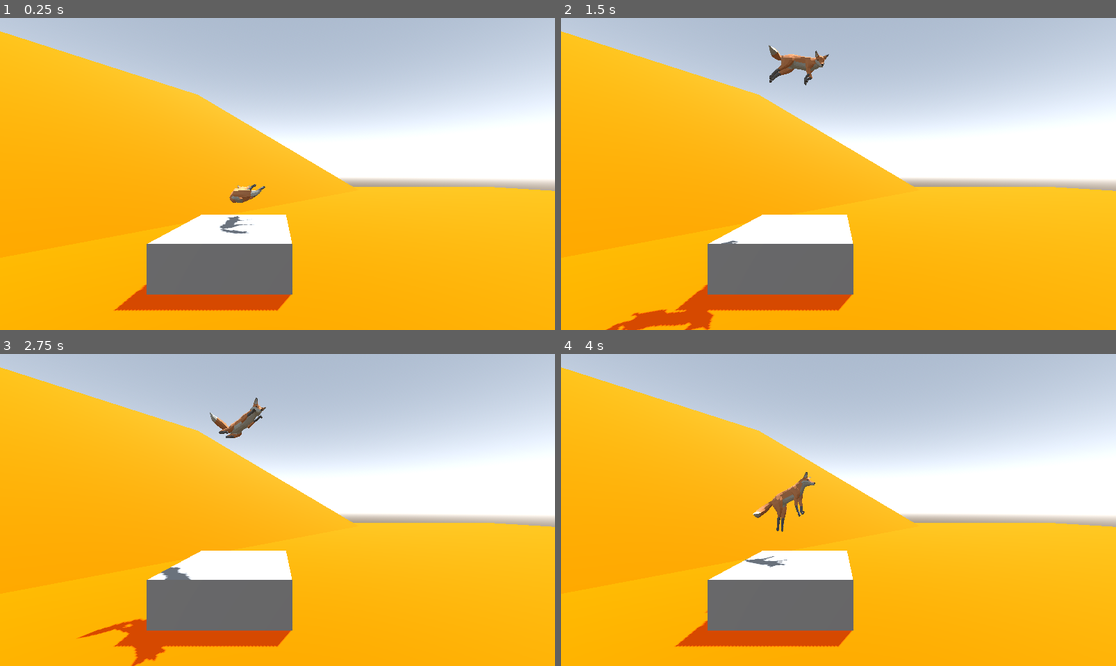
Above: before the commit, frames 1-4 (two rows, left to right).
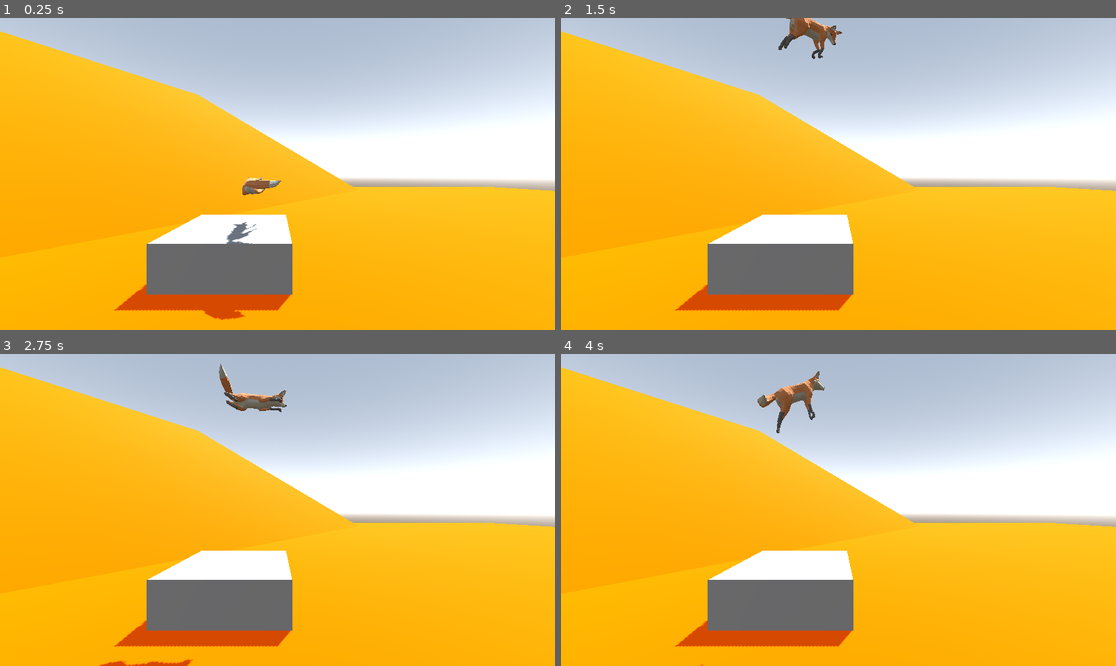
Above: after the commit, the same moments.

Repository: LeonardoLeporati7/Procedural-safari
Game: Godot game, scene res://main.tscn
Same seed, same stepped clock (60 frames per second), same inputs: the game is played once before the commit and once after it.
Inputs (mouse positions are in pixels of both pictures, inside the frame that each line leads up to):
- Up to frame 1 (0.25 s): no input
- Up to frame 2 (1.5 s): tap Enter (ui_accept) at 0.5, 0.77 s; move the mouse to (960, 158) at 0.52 s; hold Right (ui_right) 0.53-1.25 s; click (960, 158) at 0.67 s; drag from (727, 189) to (810, 236) at 1.27 s
- Up to frame 3 (2.75 s): move the mouse to (333, 441) at 2.02 s; hold Right (ui_right) from 2.03 s (still down)
- Up to frame 4 (4 s): release Right (ui_right) at 2.75 s; drag from (810, 572) to (672, 463) at 2.77 s; move the mouse to (1005, 556) at 3.52 s; hold Left (ui_left) from 3.53 s (still down); tap Enter (ui_accept) at 3.77 s

The runs differ from the first frame. In frame 1, 0.8% of the frame differs, in the area x 36-51%, y 51-97%; in frame 2, 2.0%, in the area x 8-51%, y 0-100%; in frame 3, 1.8%; in frame 4, 1.4%.

Commit message:
Extract fox character into separate scenes
Add a new packed fox scene and IK setup and update main scene to instance it. Added s.tscn containing the Fox22 model, SkeletonIK3D nodes, IK targets and step/ray setup. Added vopeeeee.tscn as a small CharacterBody3D wrapper (sets ground_offset_attack and a collision shape). main.tscn now references the new vopeeeee.tscn instance and removes the previous inline volpe instance. Minor whitespace/format cleanup in spider_bot/Movement.gd.

Diff:
--- a/main.tscn
+++ b/main.tscn
@@ -1,7 +1,7 @@
 [gd_scene format=3 uid="uid://7ns70huqnvco"]
 
+[ext_resource type="PackedScene" uid="uid://gtfp8rcetasb" path="res://vopeeeee.tscn" id="2_0xm2m"]
 [ext_resource type="Material" uid="uid://h0omavrnsek5" path="res://materials/floor.tres" id="2_dgnap"]
-[ext_resource type="PackedScene" uid="uid://cj78doqftmcrv" path="res://volpe.tscn" id="3_h2yge"]
 
 [sub_resource type="ProceduralSkyMaterial" id="ProceduralSkyMaterial_0xm2m"]
 sky_top_color = Color(0.6615751, 0.72105384, 0.8006541, 1)
@@ -51,14 +51,5 @@
 [node name="Camera3D" type="Camera3D" parent="." unique_id=1962456847]
 transform = Transform3D(1, 0, 0, 0, 1, 0, 0, 0, 1, 0.28758192, 2.368678, 16.407276)
 
-[node name="Node3D" parent="." unique_id=1841285964 instance=ExtResource("3_h2yge")]
-transform = Transform3D(1, 0, 0, 0, 1, 0, 0, 0, 1, -2.5056973, 0.85894346, 1.6043377)
-move_speed = 10.0
-is_attacking = false
-ground_offset_attack = -0.5
-
-[node name="HeadIKTarget" parent="Node3D" index="1" unique_id=679983339]
-head_height_attack = 1.0
-
-[editable path="Node3D"]
-[editable path="Node3D/Fox22"]
+[node name="CharacterBody3D" parent="." unique_id=1237561969 instance=ExtResource("2_0xm2m")]
+transform = Transform3D(1, 0, 0, 0, 1, 0, 0, 0, 1, -1.364654, 0.7301775, 3.4336994)
--- /dev/null
+++ b/s.tscn
@@ -0,0 +1,307 @@
+[gd_scene format=3 uid="uid://cypu7wh0m5h6q"]
+
+[ext_resource type="PackedScene" uid="uid://2r76n8goin5r" path="res://Fox22.fbx" id="1_txqtt"]
+[ext_resource type="Script" uid="uid://c7554dwiw4quj" path="res://spider_bot/start_ik.gd" id="2_x205h"]
+[ext_resource type="Script" uid="uid://rutayrd4h8p4" path="res://spider_bot/head_ik_target.gd" id="3_8ckx7"]
+[ext_resource type="Script" uid="uid://bn0asqbr7ues7" path="res://spider_bot/coda_ik_target.gd" id="4_yrln1"]
+[ext_resource type="Script" uid="uid://cvppf16by64p3" path="res://spider_bot/ik_target.gd" id="5_hre1i"]
+[ext_resource type="Script" uid="uid://bbo16dywndl6r" path="res://spider_bot/StepTargetContainer.gd" id="6_1plsb"]
+[ext_resource type="Script" uid="uid://1g3w36rtmt44" path="res://spider_bot/step_ray.gd" id="7_17tf6"]
+
+[node name="CharacterBody3D" type="CharacterBody3D" unique_id=75691857]
+
+[node name="Fox22" parent="." unique_id=2042490896 instance=ExtResource("1_txqtt")]
+
+[node name="Skeleton3D" parent="Fox22/metarig_001" parent_id_path=PackedInt32Array(2042490896, 1862435570) index="0" unique_id=1081708941]
+bones/0/rotation = Quaternion(0.9513755, -0.17852454, -0.0010604439, -0.25102335)
+bones/1/position = Vector3(1.8219672e-11, -1.430992e-09, 7.7952156e-10)
+bones/1/rotation = Quaternion(0.9078237, -0.32607853, 0.054916542, 0.25790134)
+bones/1/scale = Vector3(0.99999994, 1, 1)
+bones/2/position = Vector3(-9.079746e-10, 0.0029595562, -3.7141942e-10)
+bones/2/rotation = Quaternion(-0.040387142, 0.023923414, -0.16233698, 0.98561823)
+bones/2/scale = Vector3(0.99999994, 1.0000001, 1)
+bones/3/position = Vector3(6.7681105e-10, 0.0059577064, 6.2066197e-10)
+bones/3/rotation = Quaternion(-0.006597655, 0.008298168, -0.003688569, 0.999937)
+bones/3/scale = Vector3(0.99999994, 0.9999999, 1)
+bones/4/position = Vector3(-7.747237e-11, 0.0060551036, 8.416116e-11)
+bones/4/rotation = Quaternion(0.00529318, -0.0244798, 0.0028065816, 0.99968237)
+bones/4/scale = Vector3(0.99999994, 1, 0.99999994)
+bones/6/position = Vector3(2.679306e-10, 0.0028775835, 1.9345827e-09)
+bones/6/rotation = Quaternion(-0.19504847, -0.0304594, -0.17415899, 0.9647264)
+bones/6/scale = Vector3(1, 1.0000001, 0.9999998)
+bones/7/position = Vector3(-8.3837765e-10, 0.0052171308, -1.8273661e-09)
+bones/7/rotation = Quaternion(-0.04868384, 0.00015222601, 0.0020528098, 0.99881214)
+bones/7/scale = Vector3(1, 0.99999994, 1.0000001)
+bones/8/position = Vector3(-9.50298e-11, 0.004409094, 9.283678e-10)
+bones/8/rotation = Quaternion(-0.07792547, 0.000389864, 0.00324338, 0.99695385)
+bones/8/scale = Vector3(0.9999998, 0.9999997, 0.9999998)
+bones/9/position = Vector3(-1.0220461e-11, 0.0038903938, -2.3376383e-09)
+bones/9/rotation = Quaternion(0.0006734992, 1.5741588e-08, -2.7768447e-05, 0.99999976)
+bones/9/scale = Vector3(1, 1.0000001, 1.0000001)
+bones/10/position = Vector3(1.5255827e-10, 0.007899206, 2.6326339e-09)
+bones/10/rotation = Quaternion(-0.06348612, 0.000246029, 0.0026018415, 0.99797934)
+bones/10/scale = Vector3(1.0000001, 1, 0.9999998)
+bones/11/position = Vector3(-1.3741576e-10, 0.0019489181, -9.646766e-10)
+bones/11/rotation = Quaternion(-0.00057978096, 1.6746515e-08, 2.3619838e-05, 0.9999998)
+bones/11/scale = Vector3(0.99999994, 0.9999998, 1)
+bones/12/position = Vector3(-1.0935954e-10, 0.0019495083, -7.872966e-10)
+bones/12/rotation = Quaternion(-0.09101657, 0.00046030333, 0.0036655008, 0.9958425)
+bones/12/scale = Vector3(1, 1, 0.9999997)
+bones/14/position = Vector3(0.0017164184, 0.004984901, -0.0016283296)
+bones/14/rotation = Quaternion(0.54282916, 0.20604396, -0.11884287, 0.8054556)
+bones/14/scale = Vector3(0.99999994, 0.99999994, 0.99999994)
+bones/15/position = Vector3(-0.0011745784, 0.0046046404, 0.0064341775)
+bones/15/rotation = Quaternion(0.21442832, -0.708352, 0.11099059, 0.663279)
+bones/15/scale = Vector3(1, 0.99999994, 0.99999994)
+bones/16/position = Vector3(-5.366455e-10, 0.006947051, 5.18116e-10)
+bones/16/rotation = Quaternion(-0.010043679, -0.031944036, -0.0958785, 0.99482965)
+bones/16/scale = Vector3(0.99999994, 1.0000001, 1.0000001)
+bones/17/position = Vector3(1.7638242e-09, 0.0063141095, -5.1968586e-11)
+bones/17/rotation = Quaternion(-0.0071860594, 0.01784337, 0.5030515, 0.86404234)
+bones/17/scale = Vector3(1, 1.0000001, 0.9999999)
+bones/19/position = Vector3(-0.0018446364, 0.004984901, -0.0014815062)
+bones/19/rotation = Quaternion(0.54833543, -0.18202128, 0.09008576, 0.81122196)
+bones/19/scale = Vector3(1.0000001, 0.9999999, 1.0000001)
+bones/20/position = Vector3(0.0013221157, 0.0046046423, 0.0064054886)
+bones/20/rotation = Quaternion(0.21192816, 0.70896506, -0.11569248, 0.66262376)
+bones/20/scale = Vector3(0.9999999, 1, 0.9999999)
+bones/21/position = Vector3(7.314762e-10, 0.0069470503, -5.925173e-10)
+bones/21/rotation = Quaternion(-0.009030104, 0.042453114, 0.0959793, 0.9944366)
+bones/21/scale = Vector3(1, 0.9999999, 1.0000001)
+bones/22/position = Vector3(-9.253541e-11, 0.0063141105, -6.541182e-10)
+bones/22/rotation = Quaternion(-0.007185525, -0.017842792, -0.5030515, 0.86404234)
+bones/22/scale = Vector3(1, 0.99999994, 0.9999998)
+bones/24/position = Vector3(0.0011481945, 0.0017250569, 0.0031707818)
+bones/24/rotation = Quaternion(0.3766425, 0.0074516935, -0.012494632, 0.92624444)
+bones/24/scale = Vector3(1, 1, 0.9999999)
+bones/26/position = Vector3(-0.00088327966, 0.001725057, 0.00325454)
+bones/26/rotation = Quaternion(0.3766425, 0.0074516814, -0.012494642, 0.92624444)
+bones/26/scale = Vector3(1, 1, 0.9999999)
+bones/28/position = Vector3(0.00020120278, -3.571638e-05, 0.004754484)
+bones/28/rotation = Quaternion(0.40494516, 0.7275021, -0.4190881, -0.36211228)
+bones/28/scale = Vector3(0.99999994, 0.99999976, 0.99999994)
+bones/30/position = Vector3(0.00020120278, -3.571638e-05, 0.004754484)
+bones/30/rotation = Quaternion(-0.427195, 0.7380471, -0.39638326, 0.3401047)
+bones/30/scale = Vector3(0.99999994, 1.0000001, 1)
+bones/32/position = Vector3(0.0018965481, -0.0013273197, -0.00037942786)
+bones/32/rotation = Quaternion(0.34710035, -0.0005928981, -0.09186911, 0.93331724)
+bones/32/scale = Vector3(1, 0.99999994, 1)
+bones/33/position = Vector3(-8.2269613e-10, 0.0057812696, -3.1307201e-09)
+bones/33/rotation = Quaternion(0.47778037, -0.44384038, -0.48303044, 0.58430576)
+bones/33/scale = Vector3(0.9999999, 0.9999997, 0.99999994)
+bones/34/position = Vector3(-1.2639793e-09, 0.010472258, -8.597535e-11)
+bones/34/rotation = Quaternion(0.018942315, -0.009667689, 0.50215065, 0.8645186)
+bones/34/scale = Vector3(1, 0.9999998, 1)
+bones/35/position = Vector3(-1.6093546e-09, 0.0063095363, -5.91628e-10)
+bones/35/rotation = Quaternion(-0.045462616, -0.036857657, 0.4315749, 0.9001765)
+bones/35/scale = Vector3(0.9999998, 0.9999999, 1)
+bones/37/position = Vector3(-0.0019218253, -0.0013273191, -0.00021783749)
+bones/37/rotation = Quaternion(0.3527689, 0.012915098, 0.06687882, 0.933228)
+bones/37/scale = Vector3(1, 1, 1.0000001)
+bones/38/position = Vector3(3.656785e-10, 0.0057812715, -2.5042368e-09)
+bones/38/rotation = Quaternion(0.49269232, 0.4593488, 0.46781066, 0.5721942)
+bones/38/scale = Vector3(0.99999994, 1, 1.0000002)
+bones/39/position = Vector3(-3.077597e-10, 0.010472255, 8.333038e-11)
+bones/39/rotation = Quaternion(0.017801087, 0.011632606, -0.5021925, 0.8644944)
+bones/39/scale = Vector3(1, 1, 0.9999998)
+bones/40/position = Vector3(6.887484e-10, 0.0063095377, 4.922527e-10)
+bones/40/rotation = Quaternion(-0.045462307, 0.03685804, -0.43157476, 0.9001766)
+bones/40/scale = Vector3(0.99999994, 0.9999998, 0.9999999)
+
+[node name="FrontLeftIK" type="SkeletonIK3D" parent="Fox22/metarig_001/Skeleton3D" index="1" unique_id=1575253692]
+process_priority = 1
+transform = Transform3D(0.030688416, -1.0587912e-22, 8.881784e-16, 0, -3.6583454e-09, -0.030688422, 0, 0.030688422, -3.6583456e-09, 0.005, -0.0013195014, 7.8648414e-11)
+root_bone = &"front_thigh.L"
+tip_bone = &"front_thigh.L.002_end"
+use_magnet = true
+magnet = Vector3(0, -1, 2)
+target_node = NodePath("../../../../FrontLeftIKTarget")
+script = ExtResource("2_x205h")
+
+[node name="FrontRightIK" type="SkeletonIK3D" parent="Fox22/metarig_001/Skeleton3D" index="2" unique_id=66222472]
+process_priority = 1
+transform = Transform3D(0.030603265, 0.00064766523, -0.0021908316, -0.0021548069, -0.0015937088, -0.030571165, -0.0007589655, 0.030640168, -0.0015438106, -0.0048849257, -0.008166617, -9.735368e-10)
+root_bone = &"front_thigh.R"
+tip_bone = &"front_thigh.R.002_end"
+use_magnet = true
+magnet = Vector3(0, -1, 2)
+target_node = NodePath("../../../../FrontRightIKTarget")
+script = ExtResource("2_x205h")
+
+[node name="BackLeftIK" type="SkeletonIK3D" parent="Fox22/metarig_001/Skeleton3D" index="3" unique_id=1568912773]
+process_priority = 1
+transform = Transform3D(0.030688407, 0, 0, 0, -3.658344e-09, -0.03068841, 0, 0.03068841, -3.658344e-09, 0.0030093305, 0.012136972, 1.4468398e-09)
+root_bone = &"shin.L"
+tip_bone = &"foot.L.002_end"
+use_magnet = true
+magnet = Vector3(0, 1, 1)
+target_node = NodePath("../../../../BackLeftIKTarget")
+script = ExtResource("2_x205h")
+
+[node name="BackRightIK" type="SkeletonIK3D" parent="Fox22/metarig_001/Skeleton3D" index="4" unique_id=429968011]
+process_priority = 1
+transform = Transform3D(0.030688412, 0, 0, 0, -3.6583447e-09, -0.030688414, 0, 0.030688414, -3.6583447e-09, -0.0035725296, 0.011425647, 1.3620431e-09)
+root_bone = &"shin.R"
+tip_bone = &"foot.R.002_end"
+use_magnet = true
+magnet = Vector3(0, 1, 1)
+target_node = NodePath("../../../../BackRightIKTarget")
+script = ExtResource("2_x205h")
+
+[node name="Coda" type="SkeletonIK3D" parent="Fox22/metarig_001/Skeleton3D" index="5" unique_id=46956993]
+root_bone = &"spine.002"
+tip_bone = &"spine_end"
+target_node = NodePath("../../../../CodaIKTarget")
+script = ExtResource("2_x205h")
+
+[node name="HeadIK" type="SkeletonIK3D" parent="Fox22/metarig_001/Skeleton3D" index="6" unique_id=873831561]
+transform = Transform3D(0.997211, 0.055670135, -0.049710758, -0.04404327, 0.97666043, 0.2102244, 0.06025376, -0.20744868, 0.9763885, 3.3883119e-09, -0.02243977, 0.020414313)
+root_bone = &"spine.010"
+tip_bone = &"spine.011_end"
+target_node = NodePath("../../../../HeadIKTarget")
+script = ExtResource("2_x205h")
+
+[node name="Tail" type="Marker3D" parent="Fox22" unique_id=1936474285]
+transform = Transform3D(1, 0, 0, 0, 1, 0, 0, 0, 1, 0, 2.2432075, 1.2638522)
+
+[node name="HeadIKTarget" type="Marker3D" parent="." unique_id=1687489469 node_paths=PackedStringArray("movement_controller")]
+transform = Transform3D(1, 0, 0, 0, 1, 0, 0, 0, 1, 0, 1.9919841, -2.254187)
+script = ExtResource("3_8ckx7")
+movement_controller = NodePath("")
+head_height_normal = 2.0
+shake_width = 3.0
+
+[node name="CodaIKTarget" type="Marker3D" parent="." unique_id=1565078731 node_paths=PackedStringArray("root_target", "movement_controller")]
+transform = Transform3D(1, 0, 0, 0, 1, 0, 0, 0, 1, -0.40790462, 1.0830817, 3.6733263)
+top_level = true
+script = ExtResource("4_yrln1")
+root_target = NodePath("")
+movement_controller = NodePath("")
+wag_amount = 3.0
+
+[node name="FrontLeftIKTarget" type="Marker3D" parent="." unique_id=518625820 node_paths=PackedStringArray("movement_controller", "step_target", "adjacent_target", "opposite_target", "piega_target", "estendi_target", "rayCast_target")]
+transform = Transform3D(1, 0, 0, 0, 1, 0, 0, 0, 1, -0.3, 0.55, -0.375)
+top_level = true
+script = ExtResource("5_hre1i")
+movement_controller = NodePath("")
+step_target = NodePath("")
+air_smoothness = 20.0
+adjacent_target = NodePath("")
+opposite_target = NodePath("")
+piega_target = NodePath("")
+estendi_target = NodePath("")
+rayCast_target = NodePath("")
+isFront = true
+
+[node name="FrontRightIKTarget" type="Marker3D" parent="." unique_id=1598924882 node_paths=PackedStringArray("movement_controller", "step_target", "adjacent_target", "opposite_target", "piega_target", "estendi_target", "rayCast_target")]
+transform = Transform3D(1, 0, 0, 0, 1, 0, 0, 0, 1, 0.3, 0.55, -0.375)
+top_level = true
+script = ExtResource("5_hre1i")
+movement_controller = NodePath("")
+step_target = NodePath("")
+air_smoothness = 13.0
+adjacent_target = NodePath("")
+opposite_target = NodePath("")
+piega_target = NodePath("")
+estendi_target = NodePath("")
+rayCast_target = NodePath("")
+isFront = true
+
+[node name="BackLeftIKTarget" type="Marker3D" parent="." unique_id=603783488 node_paths=PackedStringArray("movement_controller", "step_target", "adjacent_target", "opposite_target", "piega_target", "estendi_target", "rayCast_target")]
+transform = Transform3D(0.9996783, 0.021221446, -0.013891084, -0.021252403, 0.99977195, -0.002084799, 0.013843676, 0.0023793387, 0.99990135, -0.3, 0.8989575, 1.0377011)
+top_level = true
+script = ExtResource("5_hre1i")
+movement_controller = NodePath("")
+step_target = NodePath("")
+adjacent_target = NodePath("")
+opposite_target = NodePath("")
+piega_target = NodePath("")
+estendi_target = NodePath("")
+rayCast_target = NodePath("")
+
+[node name="BackRightIKTarget" type="Marker3D" parent="." unique_id=1850502150 node_paths=PackedStringArray("movement_controller", "step_target", "adjacent_target", "opposite_target", "piega_target", "estendi_target", "rayCast_target")]
+transform = Transform3D(1, 0, 0, 0, 1, 0, 0, 0, 1, 0.32248622, 0.6162119, 0.86525095)
+top_level = true
+script = ExtResource("5_hre1i")
+movement_controller = NodePath("")
+step_target = NodePath("")
+adjacent_target = NodePath("")
+opposite_target = NodePath("")
+piega_target = NodePath("")
+estendi_target = NodePath("")
+rayCast_target = NodePath("")
+
+[node name="StepTargetContainer" type="Node3D" parent="." unique_id=1540654133]
+script = ExtResource("6_1plsb")
+
+[node name="FrontLeftRay" type="RayCast3D" parent="StepTargetContainer" unique_id=439304016 node_paths=PackedStringArray("step_target", "IK_target")]
+transform = Transform3D(1.0000004, 0, 0, 0, 1.0000001, 0, 0, 0, 1.0000002, -0.3203958, 1.9777822, -0.8320305)
+visible = false
+target_position = Vector3(0, -100, 0)
+script = ExtResource("7_17tf6")
+step_target = NodePath("FrontLeftStepTarget")
+IK_target = NodePath("")
+
+[node name="FrontLeftStepTarget" type="Marker3D" parent="StepTargetContainer/FrontLeftRay" unique_id=1697376794]
+transform = Transform3D(1.0000002, 0, 0, 0, 1.0000001, 0, 0, 0, 1.0000002, 0, 0, 0)
+
+[node name="FrontRightRay" type="RayCast3D" parent="StepTargetContainer" unique_id=114429337 node_paths=PackedStringArray("step_target", "IK_target")]
+transform = Transform3D(1.0000004, 0, 0, 0, 1.0000001, 0, 0, 0, 1.0000002, 0.33654526, 1.8166628, -0.7572212)
+target_position = Vector3(0, -100, 0)
+debug_shape_thickness = 5
+script = ExtResource("7_17tf6")
+step_target = NodePath("FrontRightStepTarget")
+IK_target = NodePath("")
+
+[node name="FrontRightStepTarget" type="Marker3D" parent="StepTargetContainer/FrontRightRay" unique_id=1289345242]
+transform = Transform3D(1.0000002, 0, 0, 0, 1.0000001, 0, 0, 0, 1.0000002, 0, 0, 0)
+
+[node name="BackLeftRay" type="RayCast3D" parent="StepTargetContainer" unique_id=427121308 node_paths=PackedStringArray("step_target", "IK_target")]
+transform = Transform3D(1.0000004, 0, 0, 0, 1.0000001, 0, 0, 0, 1.0000002, -0.31386745, 2.1056857, 1.1525034)
+target_position = Vector3(0, -100, 0)
+script = ExtResource("7_17tf6")
+step_target = NodePath("BackLeftStepTarget")
+IK_target = NodePath("")
+
+[node name="BackLeftStepTarget" type="Marker3D" parent="StepTargetContainer/BackLeftRay" unique_id=91990753]
+transform = Transform3D(1.0000002, 0, 0, 0, 1.0000001, 0, 0, 0, 1.0000002, 0, 0, 0)
+
+[node name="BackRightRay" type="RayCast3D" parent="StepTargetContainer" unique_id=999941884 node_paths=PackedStringArray("step_target", "IK_target")]
+transform = Transform3D(1.0000004, 0, 0, 0, 1.0000001, 0, 0, 0, 1.0000002, 0.34958458, 1.799068, 1.182913)
+target_position = Vector3(0, -100, 0)
+script = ExtResource("7_17tf6")
+step_target = NodePath("BackRightStepTarget")
+IK_target = NodePath("")
+
+[node name="BackRightStepTarget" type="Marker3D" parent="StepTargetContainer/BackRightRay" unique_id=282988540]
+transform = Transform3D(1.0000002, 0, 0, 0, 1.0000001, 0, 0, 0, 1.0000002, 0, 0, 0)
+
+[node name="EstendiTarget" type="Node3D" parent="." unique_id=696267874]
+
+[node name="Estendi_FL" type="Marker3D" parent="EstendiTarget" unique_id=887024762]
+transform = Transform3D(1, 0, 0, 0, 1, 0, 0, 0, 1, -0.3, 1.087, -2)
+
+[node name="Estendi_FR" type="Marker3D" parent="EstendiTarget" unique_id=1190029870]
+transform = Transform3D(1, 0, 0, 0, 1, 0, 0, 0, 1, 0.3, 1, -2)
+
+[node name="Estendi_BL" type="Marker3D" parent="EstendiTarget" unique_id=1222166444]
+transform = Transform3D(1, 0, 0, 0, 1, 0, 0, 0, 1, -0.3, 0.5, 2.5)
+
+[node name="Estendi_BR" type="Marker3D" parent="EstendiTarget" unique_id=838695923]
+transform = Transform3D(1, 0, 0, 0, 1, 0, 0, 0, 1, 0.3, 0.5, 2.5)
+
+[node name="PiegaTarget" type="Node3D" parent="." unique_id=1069975791]
+
+[node name="Piega_FL" type="Marker3D" parent="PiegaTarget" unique_id=1192583709]
+transform = Transform3D(1, 0, 0, 0, 1, 0, 0, 0, 1, -0.3, 0.55, -0.375)
+
+[node name="Piega_FR" type="Marker3D" parent="PiegaTarget" unique_id=327023465]
+transform = Transform3D(1, 0, 0, 0, 1, 0, 0, 0, 1, 0.35069293, 0.55, -0.375)
+
+[node name="Piega_BL" type="Marker3D" parent="PiegaTarget" unique_id=405801901]
+transform = Transform3D(1, 0, 0, 0, 1, 0, 0, 0, 1, -0.3, 0.5, 0.5)
+
+[node name="Piega_BR" type="Marker3D" parent="PiegaTarget" unique_id=1579779753]
+transform = Transform3D(1, 0, 0, 0, 1, 0, 0, 0, 1, 0.3, 0.5, 0.5)
+
+[editable path="Fox22"]
--- /dev/null
+++ b/vopeeeee.tscn
@@ -0,0 +1,17 @@
+[gd_scene format=3 uid="uid://gtfp8rcetasb"]
+
+[ext_resource type="PackedScene" uid="uid://cj78doqftmcrv" path="res://volpe.tscn" id="1_4getd"]
+
+[sub_resource type="BoxShape3D" id="BoxShape3D_4getd"]
+
+[node name="CharacterBody3D" type="CharacterBody3D" unique_id=1237561969]
+
+[node name="Node3D" parent="." unique_id=1841285964 instance=ExtResource("1_4getd")]
+ground_offset_attack = 0.0
+
+[node name="CollisionShape3D" type="CollisionShape3D" parent="." unique_id=409724884]
+transform = Transform3D(3, 0, 0, 0, 3, 0, 0, 0, 3, 0, 2.269637, 0)
+shape = SubResource("BoxShape3D_4getd")
+
+[editable path="Node3D"]
+[editable path="Node3D/Fox22"]
